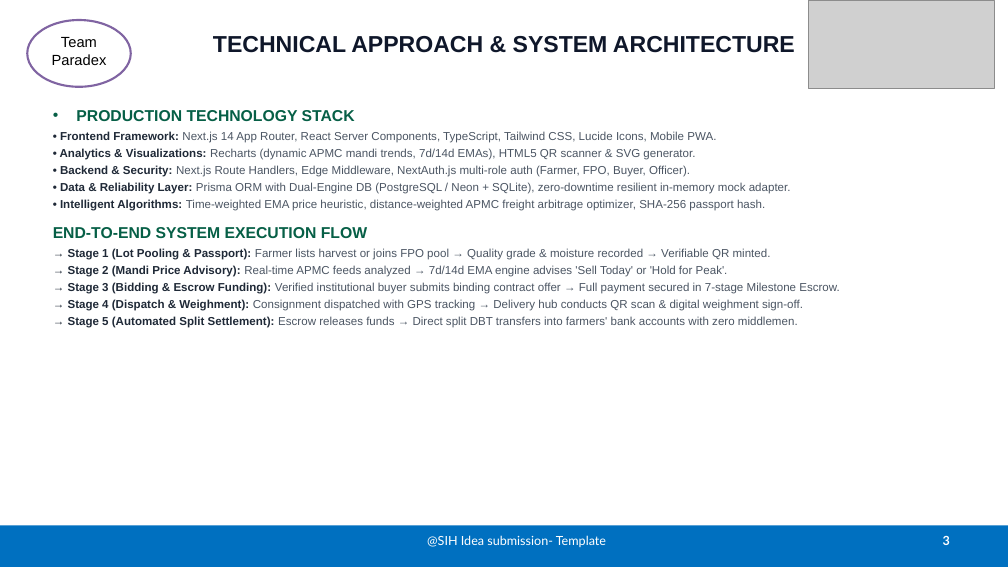
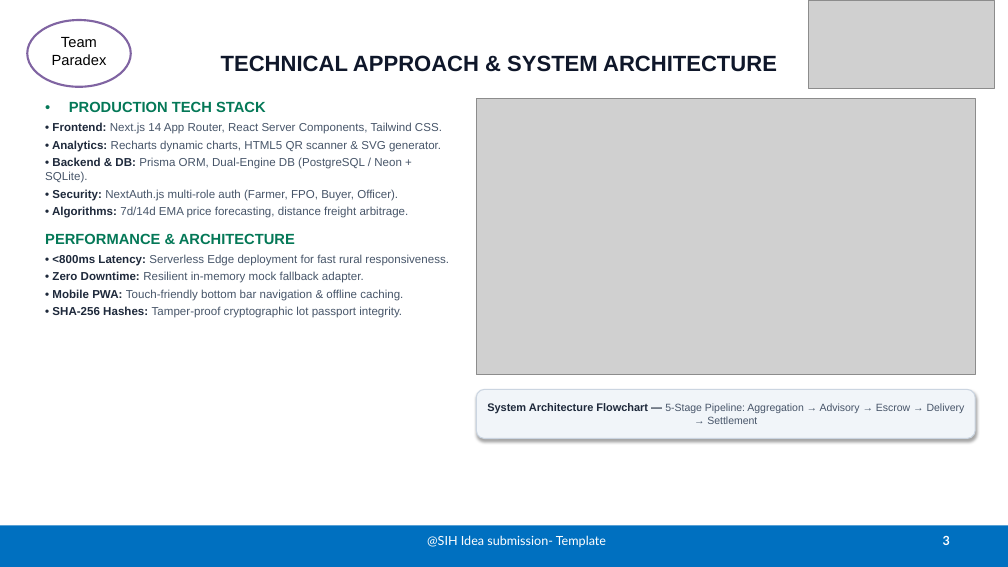
Before and after one commit to abdul-halik-ai/agriconnect-maharashtra, a slide deck: slide 3 of AgriConnect-Maharashtra-SIH2026-Presentation.pptx. Drawn at 1008x567 pixels with LibreOffice and Linux fonts; fonts in the diff are those of the drawing; grey boxes stand for pictures. Boxes give left, top, right and bottom in pixels: in the first picture for what was removed or moved away, otherwise in the second. Text is boxed around its words. In the diff, an @@ line names an element or a change of style, - is before the commit and + after.

Commit message:
feat: embed live project photos, architecture flowcharts, and crisp bullet cards in SIH pitch deck

```diff
--- a/AgriConnect-Maharashtra-SIH2026-Presentation.pptx
+++ b/AgriConnect-Maharashtra-SIH2026-Presentation.pptx
@@ title "TECHNICAL APPROACH & SYSTEM ARCHITECTURE": place and size @@
-title "TECHNICAL APPROACH & SYSTEM ARCHITECTURE" at (213,36,795,53)
+title "TECHNICAL APPROACH & SYSTEM ARCHITECTURE" at (179,55,348,244)
@@ title "TECHNICAL APPROACH & SYSTEM ARCHITECTURE" at (179,55,348,244): size 22 to 21 pt @@
@@ text at (45,101,449,318): text changed; text colour #4B5563 to #475569 @@
-• PRODUCTION TECHNOLOGY STACK
-• Frontend Framework: Next.js 14 App Router, React Server Components, TypeScript, Tailwind CSS, Lucide Icons, Mobile PWA.
-• Analytics & Visualizations: Recharts (dynamic APMC mandi trends, 7d/14d EMAs), HTML5 QR scanner & SVG generator.
-• Backend & Security: Next.js Route Handlers, Edge Middleware, NextAuth.js multi-role auth (Farmer, FPO, Buyer, Officer).
-• Data & Reliability Layer: Prisma ORM with Dual-Engine DB (PostgreSQL / Neon + SQLite), zero-downtime resilient in-memory mock adapter.
-• Intelligent Algorithms: Time-weighted EMA price heuristic, distance-weighted APMC freight arbitrage optimizer, SHA-256 passport hash.
-END-TO-END SYSTEM EXECUTION FLOW
-→ Stage 1 (Lot Pooling & Passport): Farmer lists harvest or joins FPO pool → Quality grade & moisture recorded → Verifiable QR minted.
-→ Stage 2 (Mandi Price Advisory): Real-time APMC feeds analyzed → 7d/14d EMA engine advises 'Sell Today' or 'Hold for Peak'.
-→ Stage 3 (Bidding & Escrow Funding): Verified institutional buyer submits binding contract offer → Full payment secured in 7-stage Milestone Escrow.
-→ Stage 4 (Dispatch & Weighment): Consignment dispatched with GPS tracking → Delivery hub conducts QR scan & digital weighment sign-off.
-→ Stage 5 (Automated Split Settlement): Escrow releases funds → Direct split DBT transfers into farmers' bank accounts with zero middlemen.
+• PRODUCTION TECH STACK
+• Frontend: Next.js 14 App Router, React Server Components, Tailwind CSS.
+• Analytics: Recharts dynamic charts, HTML5 QR scanner & SVG generator.
+• Backend & DB: Prisma ORM, Dual-Engine DB (PostgreSQL / Neon + SQLite).
+• Security: NextAuth.js multi-role auth (Farmer, FPO, Buyer, Officer).
+• Algorithms: 7d/14d EMA price forecasting, distance freight arbitrage.
+PERFORMANCE & ARCHITECTURE
+• <800ms Latency: Serverless Edge deployment for fast rural responsiveness.
+• Zero Downtime: Resilient in-memory mock fallback adapter.
+• Mobile PWA: Touch-friendly bottom bar navigation & offline caching.
+• SHA-256 Hashes: Tamper-proof cryptographic lot passport integrity.
@@ picture added at (476,98,975,375) @@
@@ rounded rectangle added at (476,389,975,439), fill #F1F5F9, outline #CBD5E1 1 pt, 10 pt, text #475569 @@
+System Architecture Flowchart — 5-Stage Pipeline: Aggregation → Advisory → Escrow → Delivery → Settlement
```
Also in this commit, not shown: 5 other slides changed, 17 other files.
